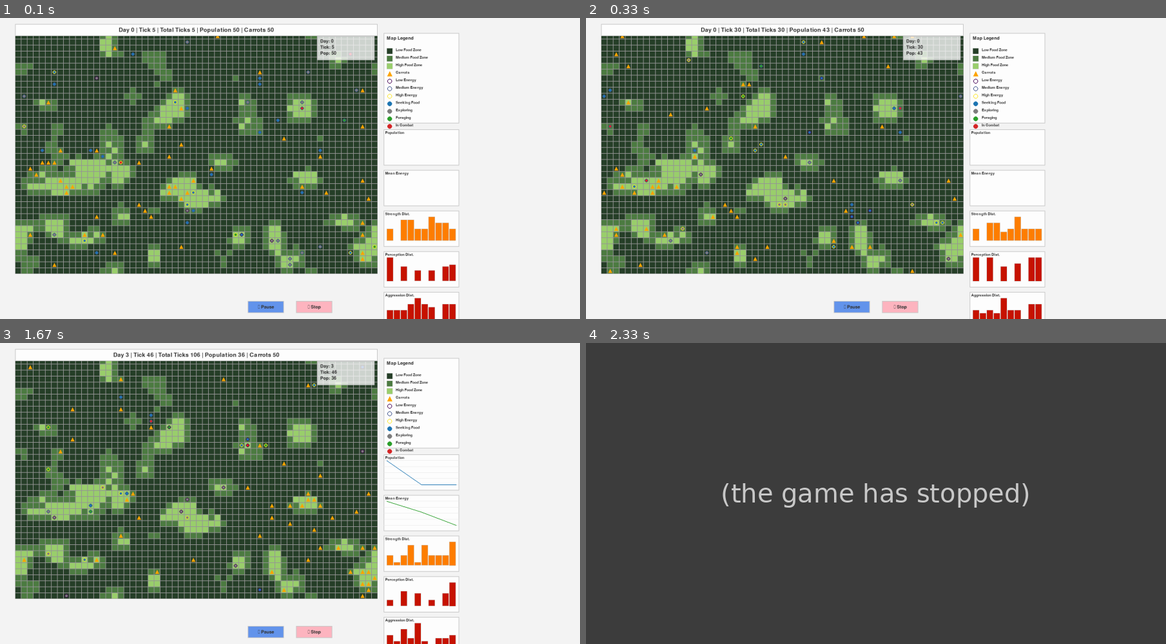
Above: before the commit, frames 1-4 (two rows, left to right).
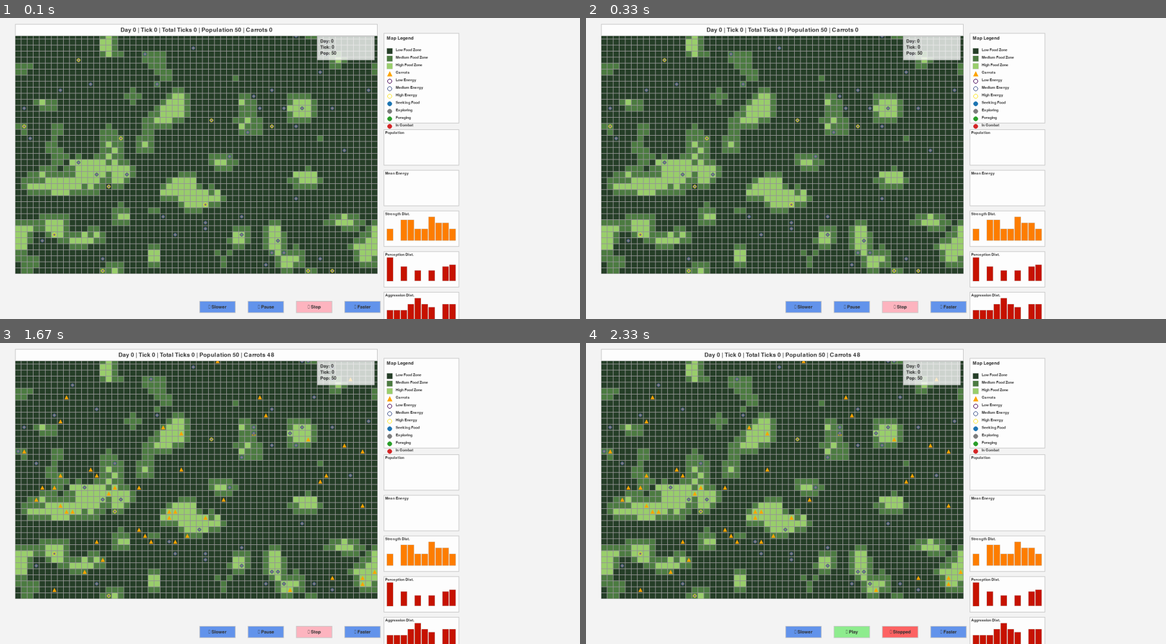
Above: after the commit, the same moments.

Repository: thibaultbeckers/CivSim
Game: pygame game, started from main.py
Two runs of this game, one before a commit and one after it. Both use one fixed random seed, a clock stepped at 60 frames per second and the inputs below.
Inputs (mouse positions are in pixels of both pictures, inside the frame that each line leads up to):
- Up to frame 1 (0.1 s): no input
- Up to frame 2 (0.33 s): no input
- Up to frame 3 (1.67 s): press the mouse at (266, 631) at 0.87 s; move the mouse to (208, 532) at 0.97 s; release the mouse at (150, 433) at 1.1 s; press the mouse at (266, 631) at 1.2 s; move the mouse to (266, 538) at 1.3 s; release the mouse at (272, 442) at 1.43 s; press the mouse at (214, 631) at 1.53 s; move the mouse to (249, 616) at 1.63 s
- Up to frame 4 (2.33 s): release the mouse at (864, 604) at 1.77 s; press the mouse at (899, 631) at 1.87 s; move the mouse to (887, 583) at 1.97 s; release the mouse at (870, 535) at 2.1 s; press the mouse at (852, 631) at 2.2 s; move the mouse to (945, 616) at 2.3 s

The runs differ from the first frame. In frame 1, 1.7% of the frame differs, in the area x 3-66%, y 3-99%; in frame 2, 2.0%; in frame 3, 2.7%; in frame 4, 74%, in the area x 0-100%, y 0-100%.
Before the commit the program exited at 1.88 s; later frames show no game.

Commit message:
add buttons to handle sim speed

Diff:
--- a/main.py
+++ b/main.py
@@ -1,6 +1,4 @@
-# main.py
-# Entry point for running the simulation with pygame visualization
-
+import time
 from simulation.config import CFG
 from simulation.sim import Sim
 from simulation.charts import final_charts
@@ -10,60 +8,64 @@
 def run():
     cfg = CFG()
     sim = Sim(cfg)
-    ui = PygameMonitor(sim, cfg)
+    monitor = PygameMonitor(sim, cfg)
 
-    ticks_total = cfg.N_DAYS * cfg.T_DAY
     tcount = 0
+    last_tick_time = time.time()
 
     try:
         for day in range(cfg.N_DAYS):
-            for t in range(cfg.T_DAY):
-                # Check if simulation should stop
-                if ui.should_stop:
-                    print("Simulation stopped by user")
-                    final_charts(sim)
+            t = 0
+            while t < cfg.T_DAY:
+                now = time.time()
+                tick_interval = 1.0 / monitor.ticks_per_second if monitor.ticks_per_second > 0 else float("inf")
+
+                # only advance sim if enough time has passed
+                if now - last_tick_time >= tick_interval:
+                    last_tick_time += tick_interval
+
+                    # stop / pause checks
+                    if monitor.should_stop:
+                        print("Simulation stopped by user")
+                        final_charts(sim)
+                        return
+                    while monitor.is_paused and not monitor.should_stop:
+                        if not monitor.render(day, t):
+                            return
+                    if monitor.should_stop:
+                        print("Simulation stopped by user")
+                        final_charts(sim)
+                        return
+
+                    # simulation tick
+                    sim.upkeep()
+                    if not sim.agents:
+                        monitor.render(day, t)
+                        break
+                    sim.decide_and_move()
+                    if not sim.agents:
+                        monitor.render(day, t)
+                        break
+                    sim.forage()
+                    sim.combat()
+                    sim.world.spawn_carrots()
+
+                    t += 1
+                    tcount += 1
+
+                # always render monitor
+                if not monitor.render(day, t):
                     return
 
-                # Check if simulation is paused
-                while ui.is_paused and not ui.should_stop:
-                    if not ui.render(day, t):
-                        return
-
-                # Check again after unpausing
-                if ui.should_stop:
-                    print("Simulation stopped by user")
-                    final_charts(sim)
-                    return
-
-                sim.upkeep()
-                if not sim.agents:
-                    ui.render(day, t)
-                    break  # extinction
-                sim.decide_and_move()
-                if not sim.agents:
-                    ui.render(day, t)
-                    break
-                sim.forage()
-                sim.combat()
-                sim.world.spawn_carrots()
-
-                if (t % cfg.RENDER_EVERY) == 0:
-                    if not ui.render(day, t):
-                        return
-                tcount += 1
-
-            # Night phase (instant)
             sim.night_phase(day)
             sim.record_day_metrics()
 
-        # End-of-sim charts
-        if not ui.should_stop:
+        if not monitor.should_stop:
             print("Simulation completed normally")
         final_charts(sim)
 
     finally:
-        # Always cleanup pygame
-        ui.cleanup()
+        monitor.cleanup()
 
 
 if __name__ == "__main__":
--- a/visualization/pygame/event_handler.py
+++ b/visualization/pygame/event_handler.py
@@ -21,14 +21,22 @@
             monitor.mouse_pos = event.pos
     return True
 
+
 def _handle_click(monitor, pos):
     for button in monitor.buttons.values():
         if button['rect'].collidepoint(pos):
-            if button['action'] == 'toggle_pause':
+            action = button['action']
+            if action == "toggle_pause":
                 _toggle_pause(monitor)
-            elif button['action'] == 'stop':
+            elif action == "stop":
                 _stop_simulation(monitor)
-            break
+            elif action == "speed_up":
+                monitor.ticks_per_second = min(monitor.ticks_per_second * 2, 60.0)
+                print(f"Simulation speed: {monitor.ticks_per_second:.1f} ticks/sec")
+            elif action == "slow_down":
+                monitor.ticks_per_second = max(monitor.ticks_per_second / 2, 0.125)
+                print(f"Simulation speed: {monitor.ticks_per_second:.3f} ticks/sec")
+
 
 def _toggle_pause(monitor):
     monitor.is_paused = not monitor.is_paused
@@ -39,6 +47,7 @@
         monitor.buttons['pause_play']['text'] = '⏸ Pause'
         monitor.buttons['pause_play']['color'] = COLORS['UI_BUTTON']
 
+
 def _stop_simulation(monitor):
     monitor.should_stop = True
     monitor.buttons['stop']['text'] = '⏹ Stopped'
--- a/visualization/pygame/monitor.py
+++ b/visualization/pygame/monitor.py
@@ -52,6 +52,7 @@
         # FPS control
         self.fps_clock = pygame.time.Clock()
         self.fps = 60
+        self.ticks_per_second = 1
 
     # ---------- Initialization helpers ----------
 
@@ -68,22 +69,39 @@
     def _init_buttons(self):
         button_width, button_height = 120, 40
         button_y = self.height - 60
+        center_x = self.width // 2
+
         return {
             "pause_play": {
-                "rect": pygame.Rect(self.width // 2 - button_width - 20, button_y, button_width, button_height),
+                "rect": pygame.Rect(center_x - button_width - 20, button_y, button_width, button_height),
                 "text": "⏸ Pause",
                 "color": COLORS["UI_BUTTON"],
                 "hover_color": COLORS["UI_BUTTON_HOVER"],
                 "action": "toggle_pause",
             },
             "stop": {
-                "rect": pygame.Rect(self.width // 2 + 20, button_y, button_width, button_height),
+                "rect": pygame.Rect(center_x + 20, button_y, button_width, button_height),
                 "text": "⏹ Stop",
                 "color": COLORS["UI_STOP"],
                 "hover_color": (255, 150, 150),
                 "action": "stop",
             },
+            "faster": {
+                "rect": pygame.Rect(center_x + 180, button_y, button_width, button_height),
+                "text": "⏩ Faster",
+                "color": COLORS["UI_BUTTON"],
+                "hover_color": COLORS["UI_BUTTON_HOVER"],
+                "action": "speed_up",
+            },
+            "slower": {
+                "rect": pygame.Rect(center_x - 180 - button_width, button_y, button_width, button_height),
+                "text": "⏪ Slower",
+                "color": COLORS["UI_BUTTON"],
+                "hover_color": COLORS["UI_BUTTON_HOVER"],
+                "action": "slow_down",
+            },
         }
+
 
     def _init_legend(self):
         legend_x, legend_y, legend_width = self.grid_x + self.grid_size + 20, 50, 250
--- a/visualization/pygame/ui_renderer.py
+++ b/visualization/pygame/ui_renderer.py
@@ -67,6 +67,10 @@
     events_text = f"Today: Fights {monitor.sim.fights_today} | Deaths {monitor.sim.deaths_today} | Births {monitor.sim.births_today}"
     monitor.screen.blit(monitor.fonts['small'].render(events_text, True, COLORS['UI_TEXT']), (status_x + 10, status_y + y_offset + 20))
 
+    speed_text = f"Speed: {monitor.fps} FPS"
+    surf = monitor.fonts['small'].render(speed_text, True, COLORS['UI_TEXT'])
+    monitor.screen.blit(surf, (status_x + 10, status_y + y_offset + 40))
+
 
 def draw_live_counters(monitor):
     counter_rect = pygame.Rect(monitor.grid_x, 20, monitor.grid_size, 40)
